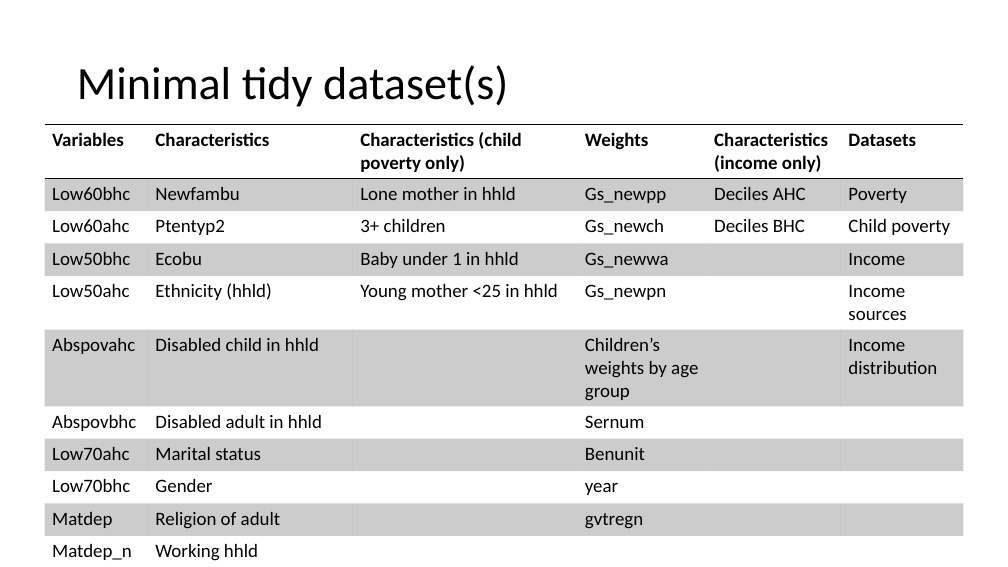
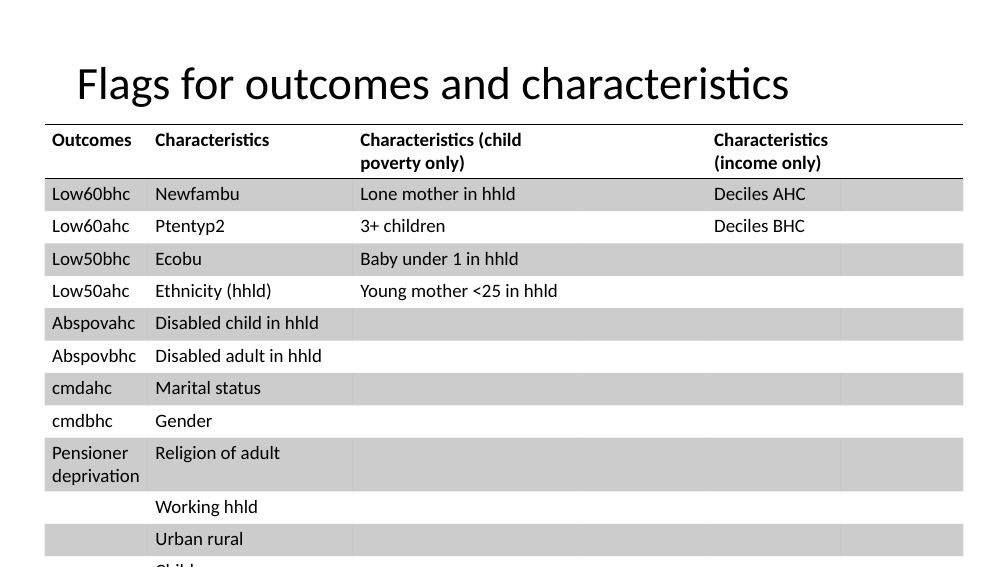
Before and after one commit to ScotGovAnalysis/poverty-publications, a slide deck: slide 4 of RAP.pptx (slide 2 before the commit). Drawn at 1008x567 pixels with LibreOffice and Linux fonts; fonts in the diff are those of the drawing. Boxes give left, top, right and bottom in pixels: in the first picture for what was removed or moved away, otherwise in the second. Text is boxed around its words. In the diff, an @@ line names an element or a change of style, - is before the commit and + after.

```diff
--- a/RAP.pptx
+++ b/RAP.pptx
@@ title at (x1=77, y1=67, x2=789, y2=107): text changed @@
-Minimal tidy dataset(s)
+Flags for outcomes and characteristics
@@ table at (x1=45, y1=125, x2=964, y2=567) @@
-row 1: Variables | Characteristics | Characteristics (child poverty only) | Weights | Characteristics (income only) | Datasets
+row 1: Outcomes | Characteristics | Characteristics (child poverty only) |  | Characteristics (income only) | 
-row 2, column 4: Gs_newpp
+row 2, column 4: 
-row 2, column 6: Poverty
+row 2, column 6: 
-row 3, column 4: Gs_newch
+row 3, column 4: 
-row 3, column 6: Child poverty
+row 3, column 6: 
-row 4, column 4: Gs_newwa
+row 4, column 4: 
-row 4, column 6: Income
+row 4, column 6: 
-row 5, column 4: Gs_newpn
+row 5, column 4: 
-row 5, column 6: Income sources
+row 5, column 6: 
-row 6, column 4: Children’s weights by age group
+row 6, column 4: 
-row 6, column 6: Income distribution
+row 6, column 6: 
-row 7, column 4: Sernum
+row 7, column 4: 
-row 8, column 1: Low70ahc
+row 8, column 1: cmdahc
-row 8, column 4: Benunit
+row 8, column 4: 
-row 9, column 1: Low70bhc
+row 9, column 1: cmdbhc
-row 9, column 4: year
+row 9, column 4: 
-row 10, column 1: Matdep
+row 10, column 1: Pensioner deprivation
-row 10, column 4: gvtregn
+row 10, column 4: 
-row 11, column 1: Matdep_new
+row 11, column 1: 
-row 12, column 1: Pensioner deprivation
+row 12, column 1: 
-row 13, column 2: 
+row 13, column 2: Child age
-row 14, column 2: 
+row 14, column 2: nations
```
Also in this commit, not shown: 1 other slide changed, 2 slides added, 10 other files.
